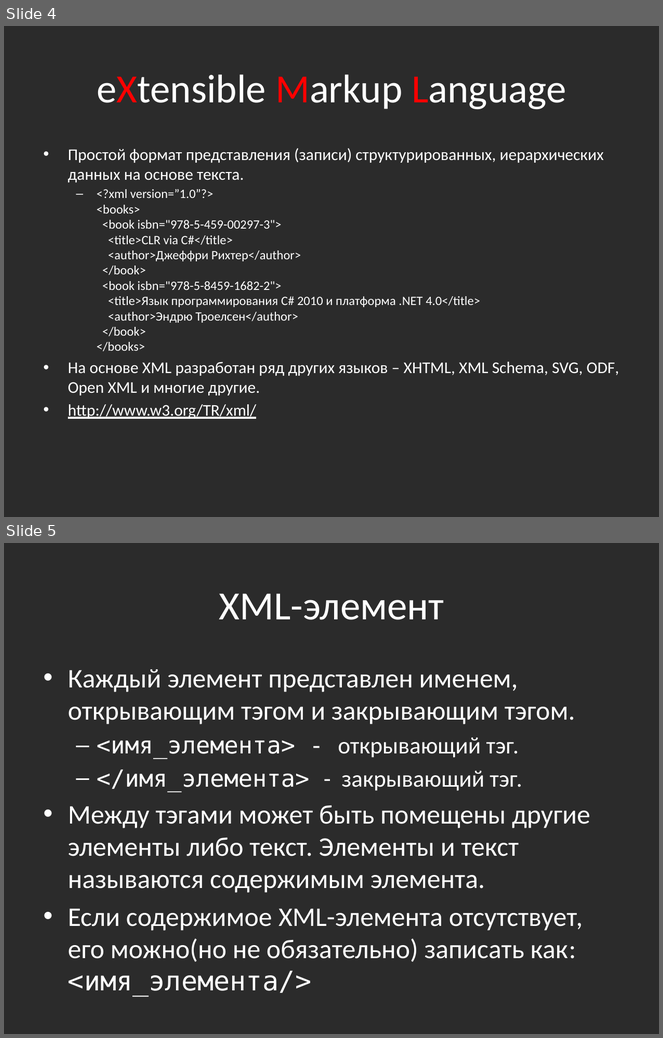
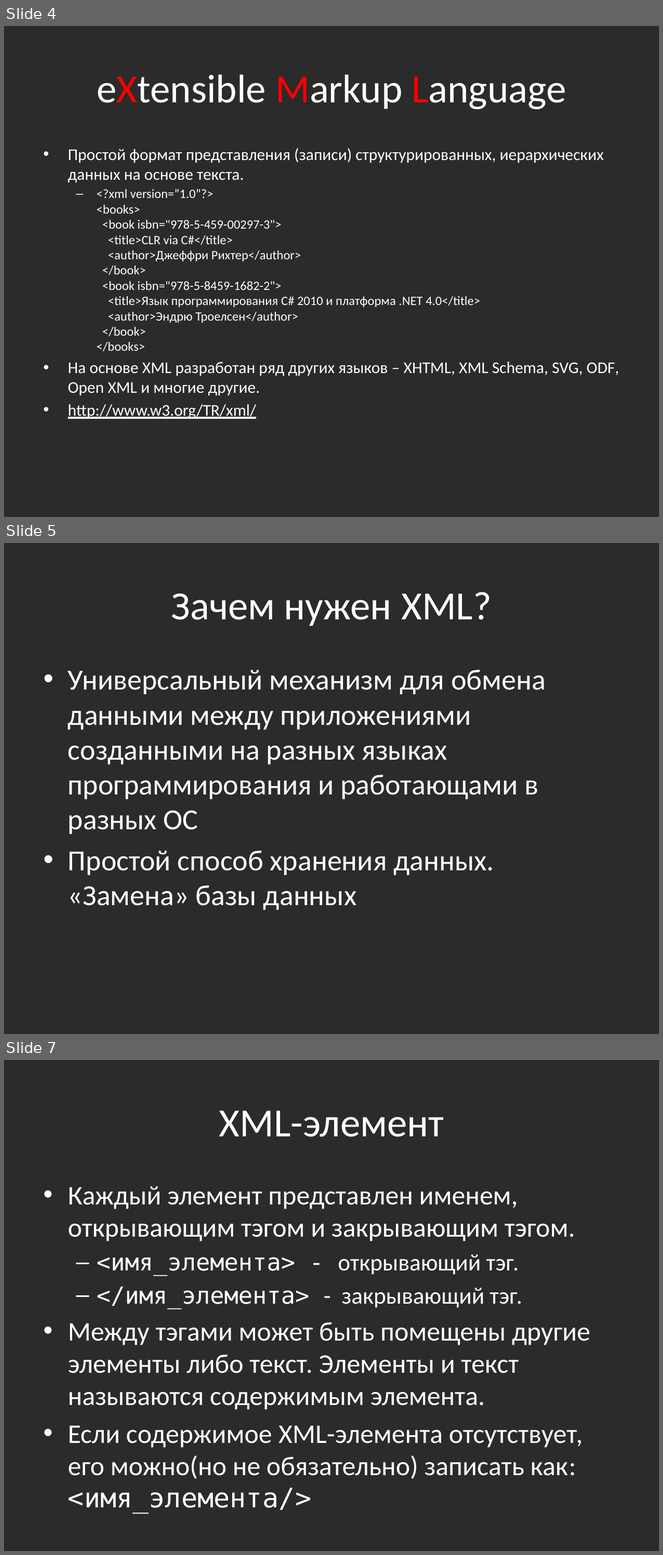
Before and after one commit to bazile/Training, a slide deck: Presentation/lesson-06-xml.pptx. Shown one above the other, each under a label of ours: slides 4 and 5 before the commit, slides 4, 5 and 7 after it; the slides between them are not shown. The pictures are 663x1038 and 663x1555 pixels, drawn with LibreOffice and Linux fonts; fonts in the diff are those of the drawing; background and template pictures are left out; a plain dark background stands for a picture behind light text. Boxes give left, top, right and bottom in pixels: in the first picture for what was removed or moved away, otherwise in the second. Text is boxed around its words. In the diff, an @@ line names an element or a change of style, - is before the commit and + after.

```diff
--- a/Presentation/lesson-06-xml.pptx
+++ b/Presentation/lesson-06-xml.pptx
@@ slide 5 added at (x1=4, y1=543, x2=659, y2=1034), background picture (left out) @@
@@ title added at (x1=171, y1=592, x2=492, y2=626), 44 pt, text #FFFFFF @@
+Зачем нужен XML?
@@ text added at (x1=68, y1=670, x2=546, y2=910), 32 pt, text #FFFFFF @@
+• Универсальный механизм для обмена данными между приложениями созданными на разных языках программирования и работающами в разных ОС
+• Простой способ хранения данных. «Замена» базы данных
@@ what was slide 5 is now slide 7 @@
```
Also in this commit, not shown: 1 other slide added.
